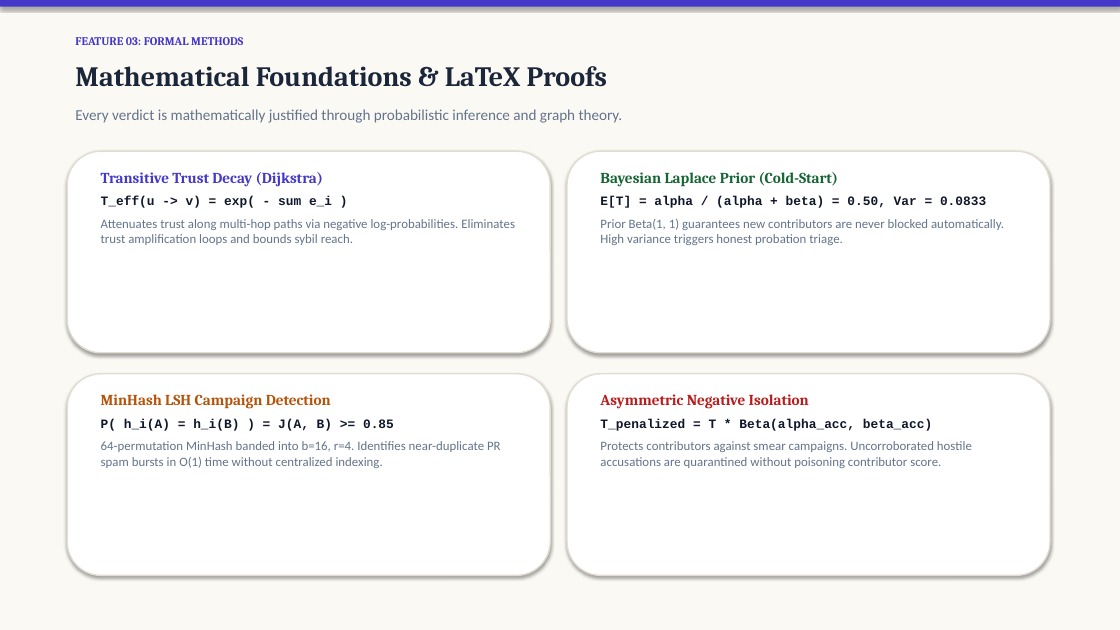
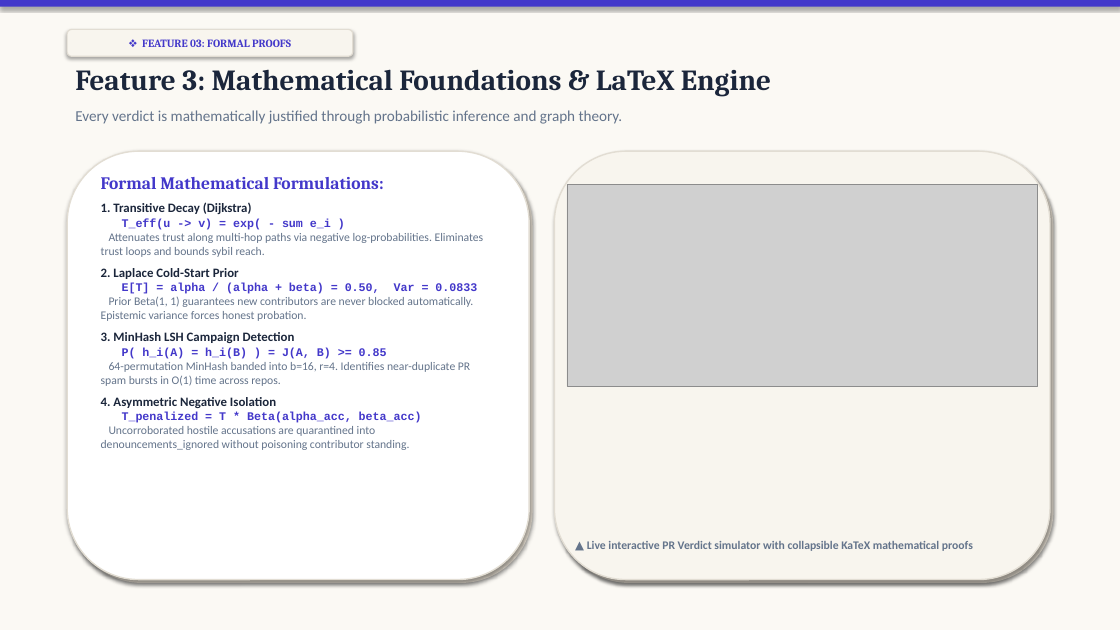
Before and after one commit to dhruvv26420-jpg/Check_All_In, a slide deck: slide 6 of Check_All_In.pptx (slide 5 before the commit). Drawn at 1120x630 pixels with LibreOffice and Linux fonts; fonts in the diff are those of the drawing; grey boxes stand for pictures. Boxes give left, top, right and bottom in pixels: in the first picture for what was removed or moved away, otherwise in the second. Text is boxed around its words. In the diff, an @@ line names an element or a change of style, - is before the commit and + after.

Commit message:
feat: enhance Check_All_In.pptx with tactile paper styling, storytelling personas, and live website visuals

```diff
--- a/Check_All_In.pptx
+++ b/Check_All_In.pptx
@@ rounded rectangle "❖ FEATURE 03: FORMAL PROOFS" resized from (x1=75, y1=37, x2=243, y2=45) to (x1=67, y1=29, x2=353, y2=56) @@
@@ rounded rectangle "❖ FEATURE 03: FORMAL PROOFS" at (x1=67, y1=29, x2=353, y2=56): vertical alignment top to middle; fill none to #F8F5EE; outline none to #E2DDD3 1 pt; shadow on @@
@@ text in rounded rectangle at (x1=142, y1=39, x2=291, y2=47): text changed; size 10 to 9.5 pt @@
-FEATURE 03: FORMAL METHODS
+❖ FEATURE 03: FORMAL PROOFS
@@ text at (x1=75, y1=69, x2=771, y2=97): text changed; size 24 to 25 pt @@
-Mathematical Foundations & LaTeX Proofs
+Feature 3: Mathematical Foundations & LaTeX Engine
@@ rounded rectangle added at (x1=67, y1=151, x2=529, y2=580), fill #FFFFFF, outline #E2DDD3 1.2 pt @@
@@ rounded rectangle resized from (x1=67, y1=151, x2=550, y2=353) to (x1=71, y1=155, x2=533, y2=583) @@
@@ rounded rectangle at (x1=71, y1=155, x2=533, y2=583): fill #FFFFFF to #DCD5C9; outline #E2DDD3 1.2 pt to none @@
@@ text "Formal Mathematical Formulations:" moved from (x1=101, y1=394, x2=501, y2=468) to (x1=101, y1=177, x2=484, y2=450) @@
@@ text at (x1=101, y1=177, x2=484, y2=343): text changed; size 13 to 10 pt; font Cambria to Calibri; text colour #B45309 to #64748B; bold off @@
-MinHash LSH Campaign Detection
+Formal Mathematical Formulations:
+1. Transitive Decay (Dijkstra)
+T_eff(u -> v) = exp( - sum e_i )
+Attenuates trust along multi-hop paths via negative log-probabilities. Eliminates trust loops and bounds sybil reach.
+2. Laplace Cold-Start Prior
+E[T] = alpha / (alpha + beta) = 0.50, Var = 0.0833
+Prior Beta(1, 1) guarantees new contributors are never blocked automatically. Epistemic variance forces honest probation.
+3. MinHash LSH Campaign Detection
@@ text removed at (x1=101, y1=172, x2=515, y2=245) @@
-Transitive Trust Decay (Dijkstra)
-T_eff(u -> v) = exp( - sum e_i )
-Attenuates trust along multi-hop paths via negative log-probabilities. Eliminates trust amplification loops and bounds sybil reach.
@@ rounded rectangle resized from (x1=67, y1=374, x2=550, y2=576) to (x1=555, y1=151, x2=1050, y2=580) @@
@@ rounded rectangle at (x1=555, y1=151, x2=1050, y2=580): fill #FFFFFF to #F8F5EE @@
@@ rounded rectangle added at (x1=558, y1=155, x2=1054, y2=583), fill #DCD5C9 @@
@@ rounded rectangle removed at (x1=567, y1=151, x2=1050, y2=353) @@
@@ text removed at (x1=600, y1=172, x2=1004, y2=245) @@
-Bayesian Laplace Prior (Cold-Start)
-E[T] = alpha / (alpha + beta) = 0.50, Var = 0.0833
-Prior Beta(1, 1) guarantees new contributors are never blocked automatically. High variance triggers honest probation triage.
@@ picture added at (x1=567, y1=185, x2=1038, y2=386) @@
@@ text at (x1=122, y1=347, x2=387, y2=359): size 11 to 10 pt, text colour #0F172A to #4338CA in "P( h_i(A) = h_i(B) ) = J(A, ..."; less space between paragraphs @@
@@ text at (x1=101, y1=362, x2=470, y2=450): text changed; size 11 to 10 pt @@
-64-permutation MinHash banded into b=16, r=4. Identifies near-duplicate PR spam bursts in O(1) time without centralized indexing.
+64-permutation MinHash banded into b=16, r=4. Identifies near-duplicate PR spam bursts in O(1) time across repos.
+4. Asymmetric Negative Isolation
+T_penalized = T * Beta(alpha_acc, beta_acc)
+Uncorroborated hostile accusations are quarantined into denouncements_ignored without poisoning contributor standing.
@@ rounded rectangle removed at (x1=567, y1=374, x2=1050, y2=576) @@
@@ text removed at (x1=600, y1=394, x2=972, y2=468) @@
-Asymmetric Negative Isolation
-T_penalized = T * Beta(alpha_acc, beta_acc)
-Protects contributors against smear campaigns. Uncorroborated hostile accusations are quarantined without poisoning contributor score.
@@ text added at (x1=587, y1=541, x2=973, y2=551), 10 pt, text #64748B, bold @@
+▲ Live interactive PR Verdict simulator with collapsible KaTeX mathematical proofs
```
Also in this commit, not shown: 6 other slides changed, 3 slides added, 3 slides removed, 1 other file.
